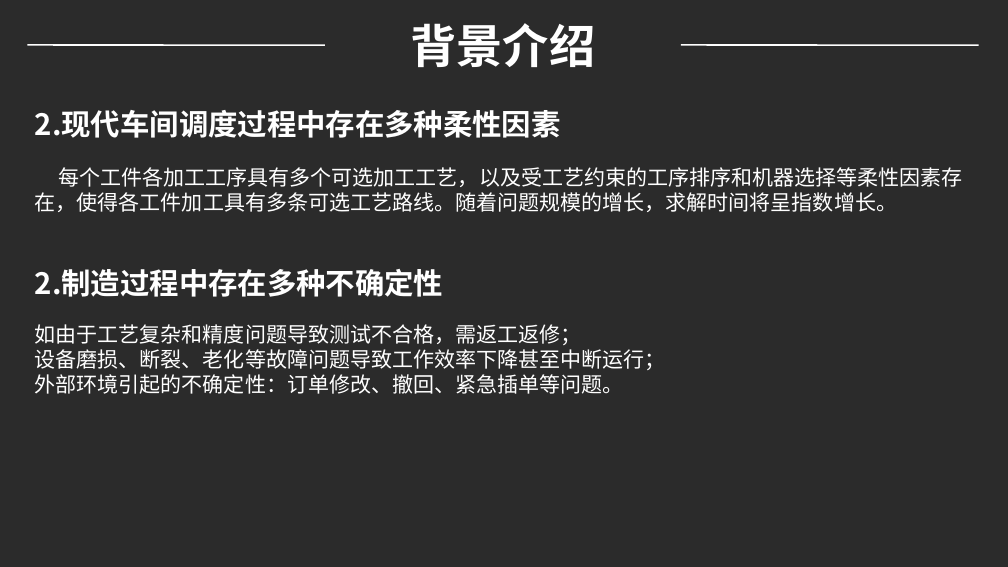
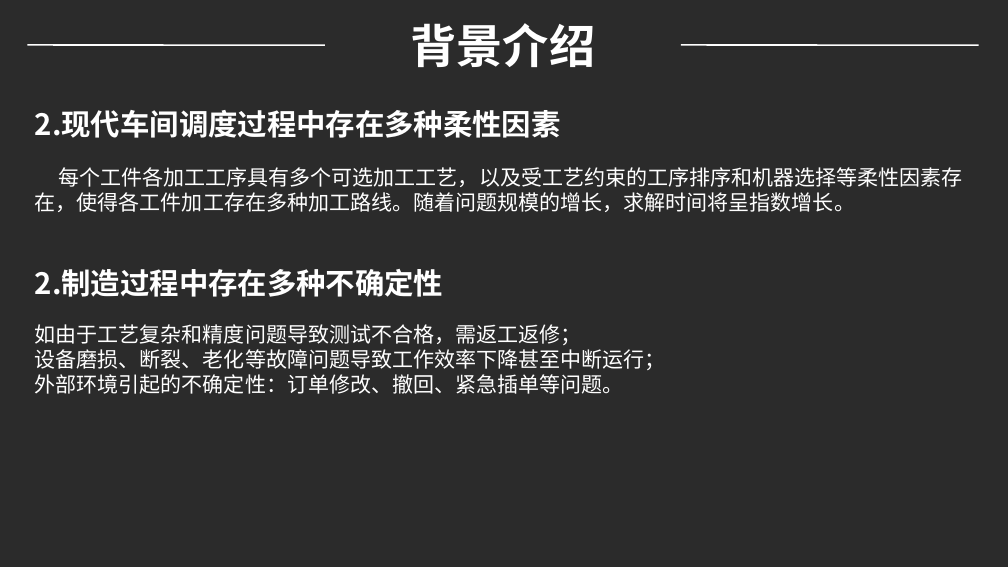
Before and after one commit to WeileLiang/Graduate, a slide deck: slide 5 of PPT/基于多Agent的动态调度系统.pptx. Drawn at 1008x567 pixels with LibreOffice and Linux fonts; fonts in the diff are those of the drawing; background and template pictures are left out; a plain dark background stands for a picture behind light text. Boxes give left, top, right and bottom in pixels: in the first picture for what was removed or moved away, otherwise in the second. Text is boxed around its words. In the diff, an @@ line names an element or a change of style, - is before the commit and + after.

```diff
--- a/PPT/基于多Agent的动态调度系统.pptx
+++ b/PPT/基于多Agent的动态调度系统.pptx
@@ text at (x1=35, y1=167, x2=962, y2=212): text changed @@
-每个工件各加工工序具有多个可选加工工艺，以及受工艺约束的工序排序和机器选择等柔性因素存在，使得各工件加工具有多条可选工艺路线。随着问题规模的增长，求解时间将呈指数增长。
+每个工件各加工工序具有多个可选加工工艺，以及受工艺约束的工序排序和机器选择等柔性因素存在，使得各工件加工存在多种加工路线。随着问题规模的增长，求解时间将呈指数增长。
```
Also in this commit, not shown: 3 other slides changed, 1 other file.
